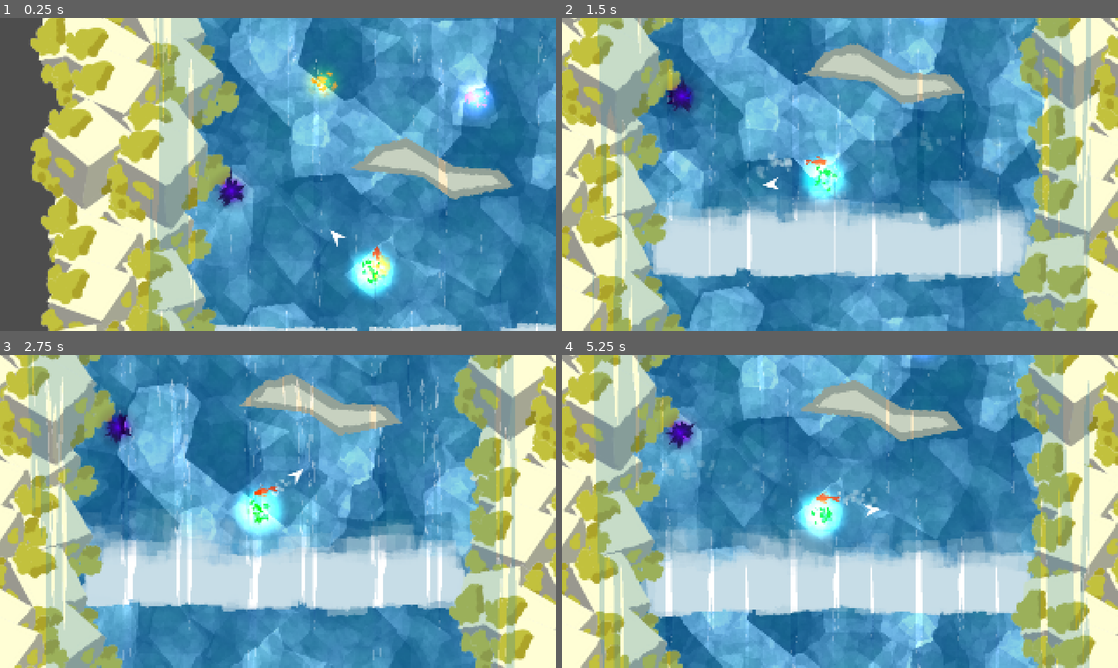
Above: before the commit, frames 1-4 (two rows, left to right).
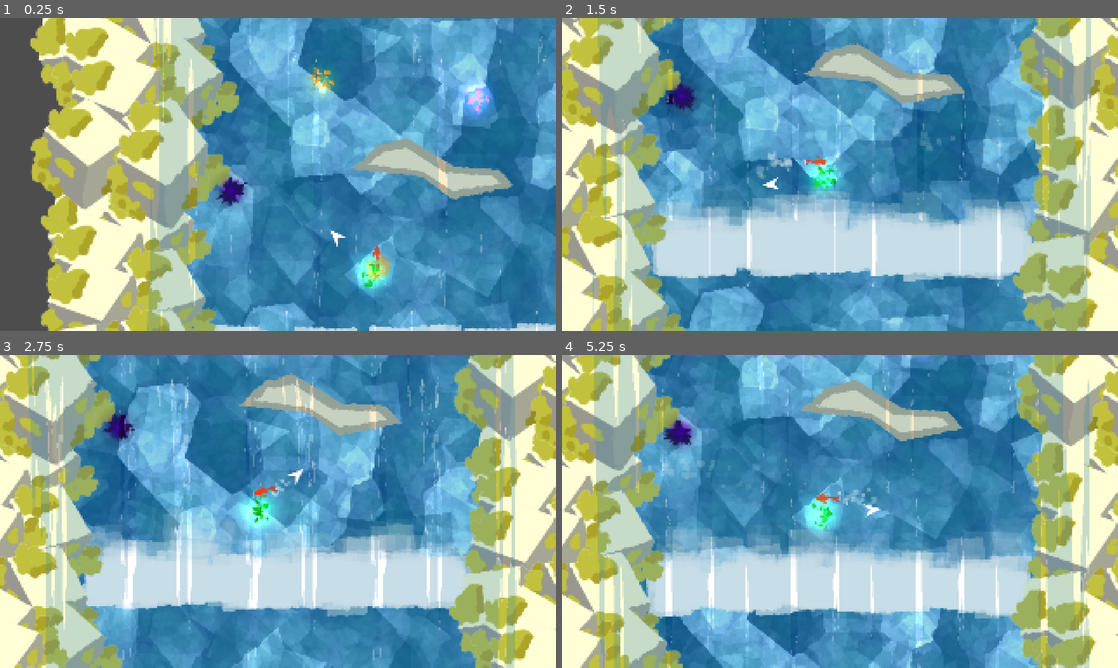
Above: after the commit, the same moments.

Repository: ojaskavathe/cascade
Game: Godot game, scene res://game.tscn
The game is run twice, just before and just after one commit, with the same random seed, the same clock (stepped at 60 frames per second) and the same inputs. The engine's default icon, where the game draws it, is replaced by a stand-in: a white triangle on a blue panel in a dark square.
Inputs (mouse positions are in pixels of both pictures, inside the frame that each line leads up to):
- Up to frame 1 (0.25 s): no input
- Up to frame 2 (1.5 s): move the mouse to (962, 158) at 0.52 s; hold D (right) from 0.53 s (still down); tap Space (jump) at 0.77 s; move the mouse to (728, 190) at 1.27 s
- Up to frame 3 (2.75 s): tap Space (jump) at 1.52 s; move the mouse to (333, 442) at 2.02 s; release D (right) at 2.03 s; hold A (left) from 2.03 s (still down)
- Up to frame 4 (5.25 s): move the mouse to (812, 574) at 2.77 s; release A (left) at 2.78 s; hold D (right) 2.78-4.28 s; tap Space (jump) at 3.02, 3.77, 4.52 s; move the mouse to (1006, 558) at 3.52 s; move the mouse to (673, 464) at 4.27 s; hold A (left) 4.28-5.03 s; move the mouse to (867, 511) at 5.02 s; hold D (right) from 5.03 s (still down)

The runs differ from the first frame. In frame 1, 2.2% of the frame differs, in the area x 38-100%, y 15-100%; in frame 2, 3.4%; in frame 3, 2.2%; in frame 4, 3.9%, in the area x 13-85%, y 0-85%.

Commit message:
Adjusted lighting

Diff:
--- a/entity/object/end_jump_point.tscn
+++ b/entity/object/end_jump_point.tscn
@@ -44,5 +44,5 @@
 [node name="PointLight2D" type="PointLight2D" parent="."]
 scale = Vector2(0.75, 0.75)
 color = Color(1, 0.498039, 1, 1)
-energy = 0.8
+energy = 0.5
 texture = SubResource("GradientTexture2D_hda8g")
--- a/entity/object/enemy.tscn
+++ b/entity/object/enemy.tscn
@@ -20,8 +20,8 @@
 point_count = 4
 
 [sub_resource type="Gradient" id="Gradient_5b2ly"]
-offsets = PackedFloat32Array(0)
-colors = PackedColorArray(0.198, 0, 0.54, 1)
+offsets = PackedFloat32Array(0, 0.853333, 1)
+colors = PackedColorArray(0.198, 0, 0.54, 1, 0.196078, 0, 0.541176, 1, 0.196078, 0, 0.541176, 0)
 
 [sub_resource type="Gradient" id="Gradient_4kl77"]
 offsets = PackedFloat32Array(0, 0.37013, 0.649351)
@@ -44,14 +44,13 @@
 [node name="BaseJumpPoint" parent="." instance=ExtResource("1_4bd5a")]
 
 [node name="CPUParticles2D" type="CPUParticles2D" parent="."]
-amount = 16
+amount = 20
 lifetime = 2.0
 preprocess = 2.0
 randomness = 1.0
 texture = ExtResource("4_m63wx")
 spread = 180.0
 gravity = Vector2(0, 0)
-initial_velocity_max = 4.0
 angular_velocity_min = 32.0
 angular_velocity_max = 64.0
 radial_accel_min = 6.0
@@ -69,6 +68,6 @@
 [node name="PointLight2D" type="PointLight2D" parent="."]
 scale = Vector2(0.75, 0.75)
 color = Color(1, 0, 1, 1)
-energy = 2.0
+energy = 1.6
 blend_mode = 2
 texture = SubResource("GradientTexture2D_d1s8f")
--- a/entity/object/jump_point.tscn
+++ b/entity/object/jump_point.tscn
@@ -44,5 +44,5 @@
 [node name="PointLight2D" type="PointLight2D" parent="."]
 scale = Vector2(0.75, 0.75)
 color = Color(1, 0.498039, 0, 1)
-energy = 0.8
+energy = 0.5
 texture = SubResource("GradientTexture2D_1786h")
--- a/entity/object/spawn_jump_point.tscn
+++ b/entity/object/spawn_jump_point.tscn
@@ -44,5 +44,5 @@
 [node name="PointLight2D" type="PointLight2D" parent="."]
 scale = Vector2(0.75, 0.75)
 color = Color(0, 0.498039, 0, 1)
-energy = 0.8
+energy = 0.5
 texture = SubResource("GradientTexture2D_tri4d")
--- a/entity/player/arrow.tscn
+++ b/entity/player/arrow.tscn
@@ -22,4 +22,5 @@
 polygon = PackedVector2Array(0, -140, -15, -100, 0, -114, 15, -100)
 
 [node name="PointLight2D" type="PointLight2D" parent="."]
+energy = 0.2
 texture = SubResource("GradientTexture2D_sbpyq")
